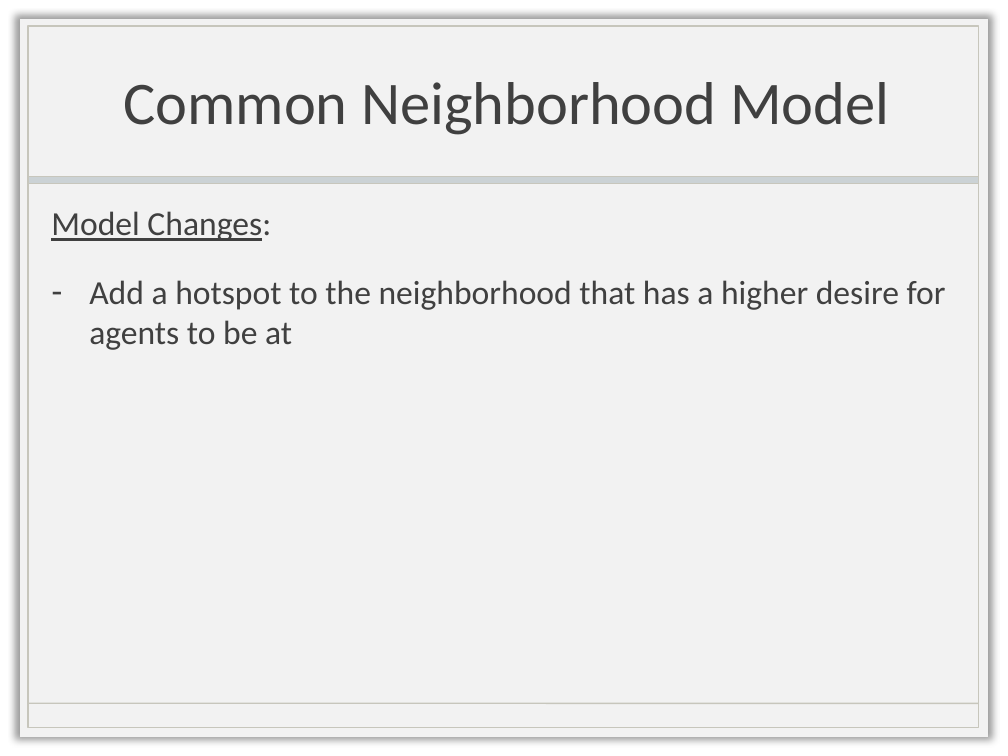
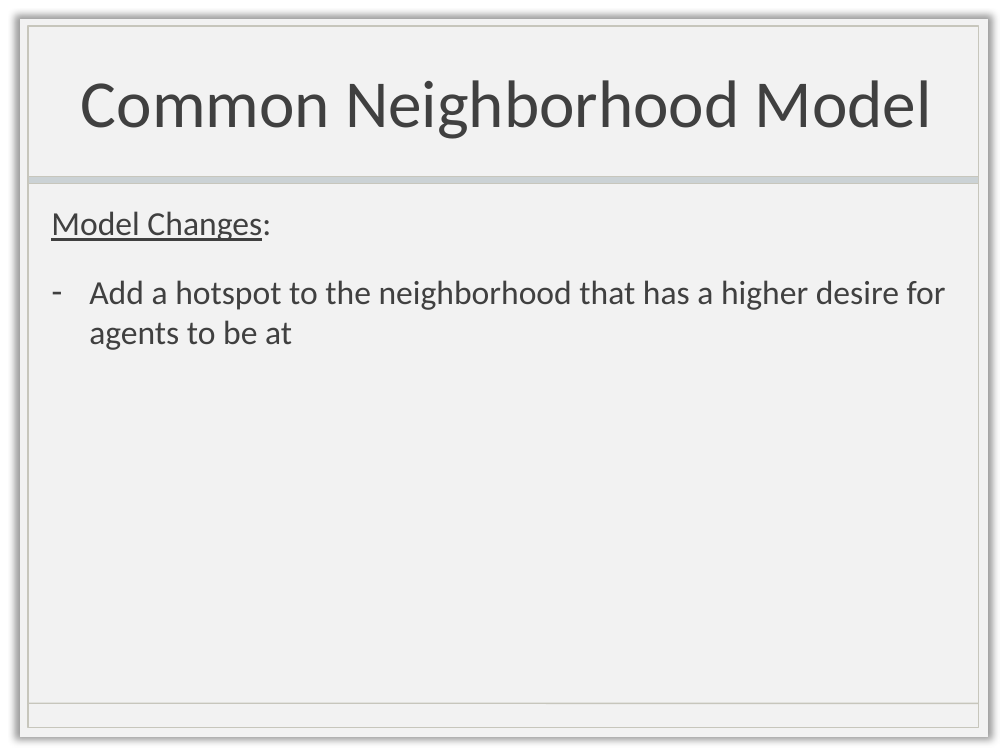
Before and after one commit to chathika/CAP6675HW2, a slide deck: slide 6 of CAP6675_HW2_Presentation.pptx. Drawn at 1008x756 pixels with LibreOffice and Linux fonts; fonts in the diff are those of the drawing; background and template pictures are left out. Boxes give left, top, right and bottom in pixels: in the first picture for what was removed or moved away, otherwise in the second. Text is boxed around its words. In the diff, an @@ line names an element or a change of style, - is before the commit and + after.

Commit message:
Changes to local model
density

```diff
--- a/CAP6675_HW2_Presentation.pptx
+++ b/CAP6675_HW2_Presentation.pptx
@@ title "Common Neighborhood Model" at [81,80,932,139]: size 43.2 to 48 pt @@
```
Also in this commit, not shown: 5 other slides changed.
